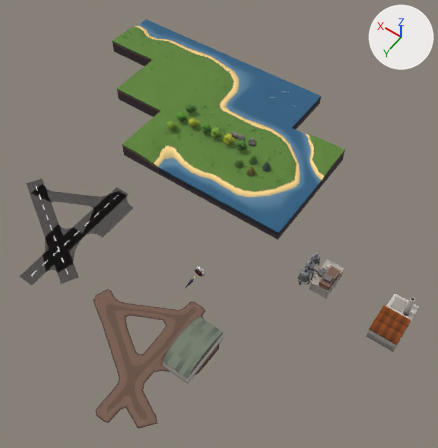
Before and after pictures for a commit that changed the Blender file quadset.blend.
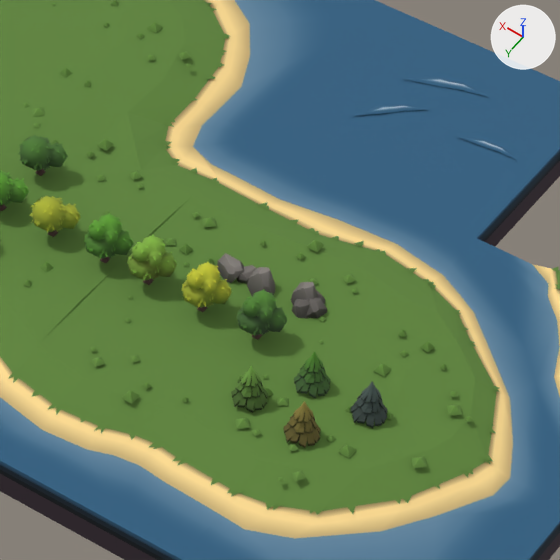
Old and new are each drawn whole from a camera (50 mm lens) standing at (-23.3, 38.9, 55.8) and looking at (2.7, 2.7, -1.2) and again close up on the part from 41% to 71% of the width and 16% to 45% of the height. Every picture has the same lights, and +X, +Y and +Z are marked at upper right.

Names of what the first close-up shows: 'ct-gwwg-1.001', 'leaftree-large-1.002', 'leaftree-large-1.003', 't-gggg-1.001', 't-ggwg-1', 't-ggwg-1.001', 't-gwgw-1', 't-gwwg-1', 't-gwwg-1.001', 't-gwww-1', 't-gwww-2', 't-wwww-1'.
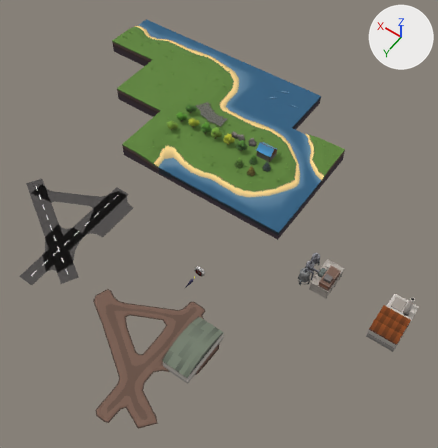
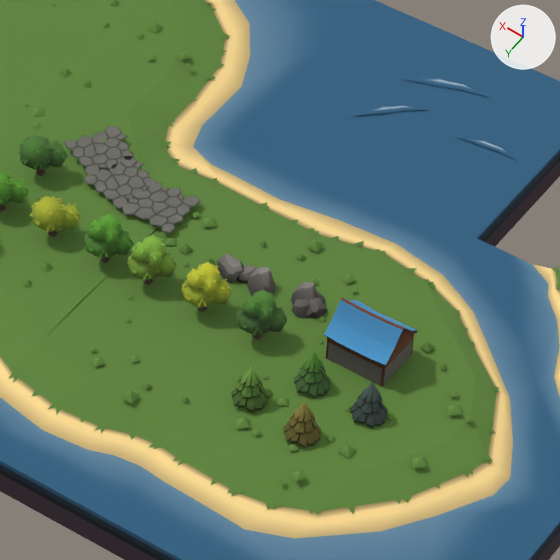
Commit message: wooden house wip

Diff of the bpy script that builds the scene:
```diff
--- a/quadset.blend.py
+++ b/quadset.blend.py
@@ me_cube_010 @@
+me_cube_010.from_pydata(...)  # 151 vertices, 120 faces; spans x -1.0..1.0, y -1.0..1.0, z 0.0..0.02
+me_cube_010.materials.append(mat_material)  # picture img_palette_png
@@ me_cube_013 @@
+me_cube_013.from_pydata(...)  # 199 vertices, 158 faces; spans x -1.07..1.08, y -0.73..1.06, z 0.0..1.79
+me_cube_013.materials.append(mat_material)  # picture img_palette_png
@@ ob_cube_005 @@
+ob_cube_005 = bpy.data.objects.new('Cube.005', me_cube_010)
+ob_cube_005.location = (15.35, -11.83, 0.17)
+ob_cube_005.rotation_euler = (0.0, 0.0, -2.085)  # degrees (0, 0, -119)
@@ ob_cube_004 @@
+ob_cube_004 = bpy.data.objects.new('Cube.004', me_cube_010.copy())
+ob_cube_004.location = (13.96, -11.07, 0.17)
+ob_cube_004.rotation_euler = (0.0, 0.0, -1.868)  # degrees (0, 0, -107)
@@ ob_cube_003 @@
+ob_cube_003 = bpy.data.objects.new('Cube.003', me_cube_010.copy())
+ob_cube_003.location = (12.42, -10.8, 0.17)
@@ ob_cube_006 @@
+ob_cube_006 = bpy.data.objects.new('Cube.006', me_cube_013)
+ob_cube_006.location = (3.67, -9.41, 0.0)
```

Pixel boxes [x1, y1, x2, y2] of what changed, in the close-ups (560 x 560 px):
'Cube.006', added
    after: [324, 297, 418, 387]
'Cube.003', added
    after: [122, 183, 201, 233]
'Cube.004', added
    after: [84, 156, 157, 209]
'Cube.005', added
    after: [64, 126, 134, 176]
